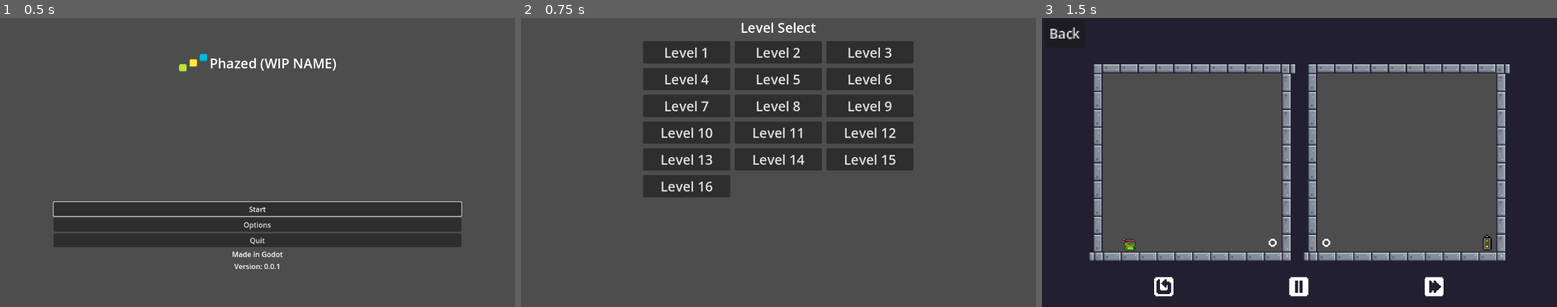
Above: before the commit, frames 1-3 (left to right).
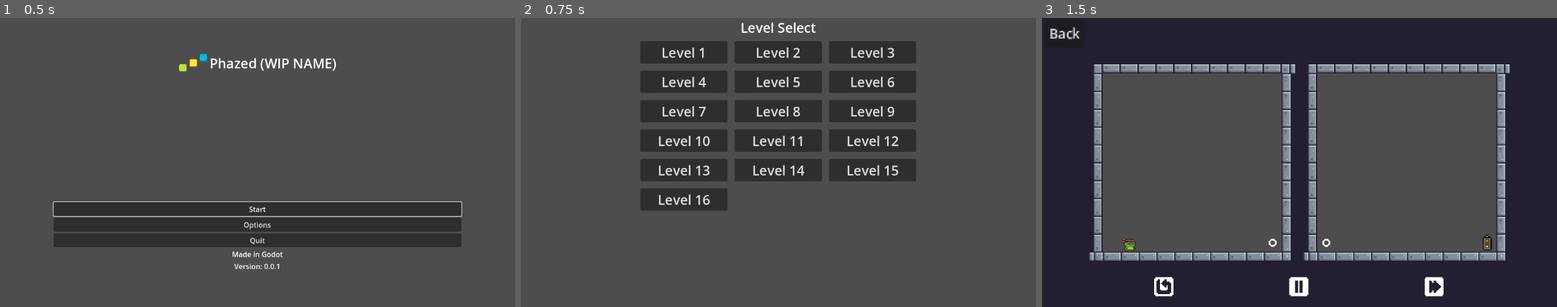
Above: after the commit, the same moments.

Repository: DoubleTrio/phazed
Game: Godot game, scene res://Scenes/Menu/main_menu.tscn
The game is run twice, just before and just after one commit, with the same random seed, the same clock (stepped at 60 frames per second) and the same inputs.
Inputs:
- Up to frame 1 (0.5 s): no input
- Up to frame 2 (0.75 s): click "Start" at 0.5 s
- Up to frame 3 (1.5 s): click "Level 1" at 1.25 s

Frame 1 is identical in both runs. In frame 2, 12% of the frame differs, in the area x 23-77%, y 8-67%; in frame 3, nothing differs.

Commit message:
Increase grid sep

Diff:
--- a/Scenes/Menu/level_selection.tscn
+++ b/Scenes/Menu/level_selection.tscn
@@ -35,6 +35,6 @@
 layout_mode = 2
 size_flags_horizontal = 4
 size_flags_vertical = 3
-theme_override_constants/h_separation = 10
-theme_override_constants/v_separation = 10
+theme_override_constants/h_separation = 16
+theme_override_constants/v_separation = 16
 columns = 3
--- a/Scripts/Menu/end_screen_menu.gd
+++ b/Scripts/Menu/end_screen_menu.gd
@@ -11,7 +11,7 @@
 	var regex = RegEx.new()
 	regex.compile("^res://Scenes/Levels/level_(\\d+)\\.tscn$")
 	var curr_lvl_num = int(regex.search(file_path).get_string(1))
-	regex.compile("\\d+(?=\\.tscn)")
+	regex.compile("(?<=^res://Scenes/Levels/level_)\\d+(?=\\.tscn$)")
 	self.next_lvl_file_path = regex.sub(file_path,str(curr_lvl_num+1))
 	if !FileAccess.file_exists(self.next_lvl_file_path):
 		self.next_lvl_file_path = null
